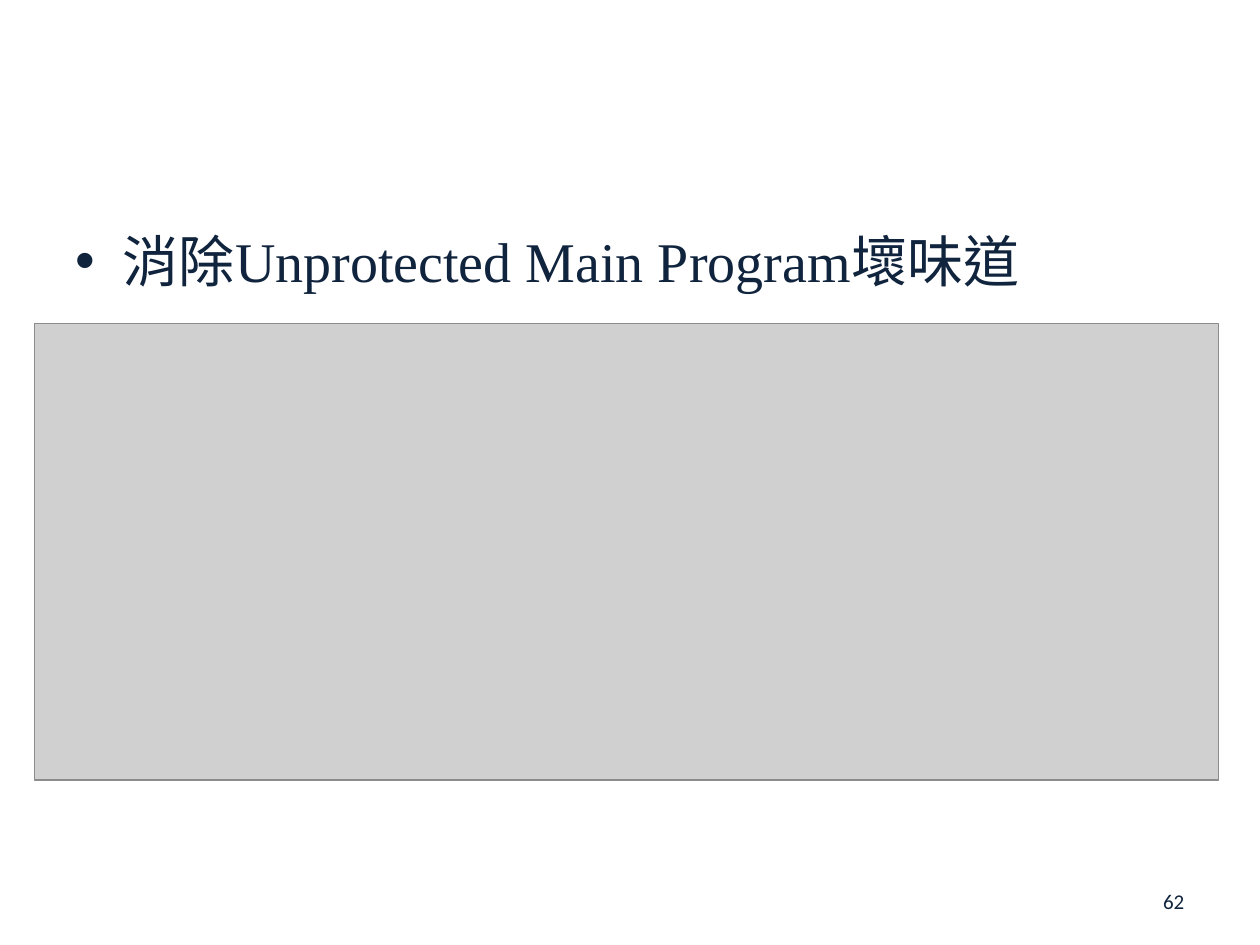
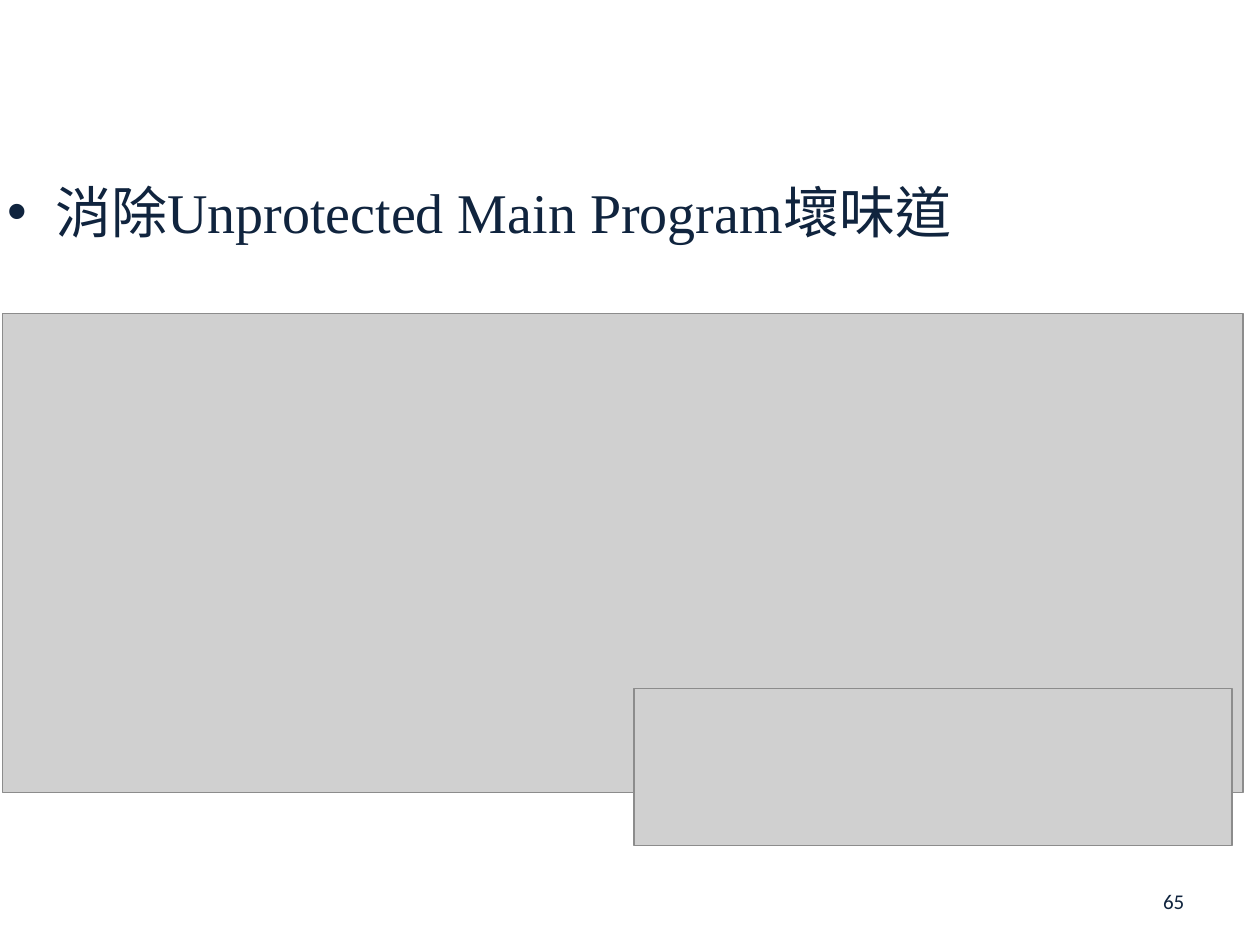
Before and after one commit to s7130457/thesis, a slide deck: slide 65 of 楊雅雯-口試投影片.pptx (slide 62 before the commit). Drawn at 1260x945 pixels with LibreOffice and Linux fonts; fonts in the diff are those of the drawing; grey boxes stand for pictures; background and template pictures are left out. Boxes give left, top, right and bottom in pixels: in the first picture for what was removed or moved away, otherwise in the second. Text is boxed around its words. In the diff, an @@ line names an element or a change of style, - is before the commit and + after.

```diff
--- a/楊雅雯-口試投影片.pptx
+++ b/楊雅雯-口試投影片.pptx
@@ text "消除Unprotected Main Program壞味道": place and size @@
-text "消除Unprotected Main Program壞味道" at bbox=[123, 234, 1020, 294]
+text "消除Unprotected Main Program壞味道" at bbox=[55, 185, 952, 245]
@@ picture: place and size @@
-picture at bbox=[35, 324, 1218, 780]
+picture at bbox=[3, 314, 1244, 793]
@@ picture added at bbox=[634, 688, 1232, 844] @@
@@ page number at bbox=[1163, 894, 1184, 909]: text changed @@
-62
+65
```
Also in this commit, not shown: 22 other slides changed, 5 slides added, 3 other files.
